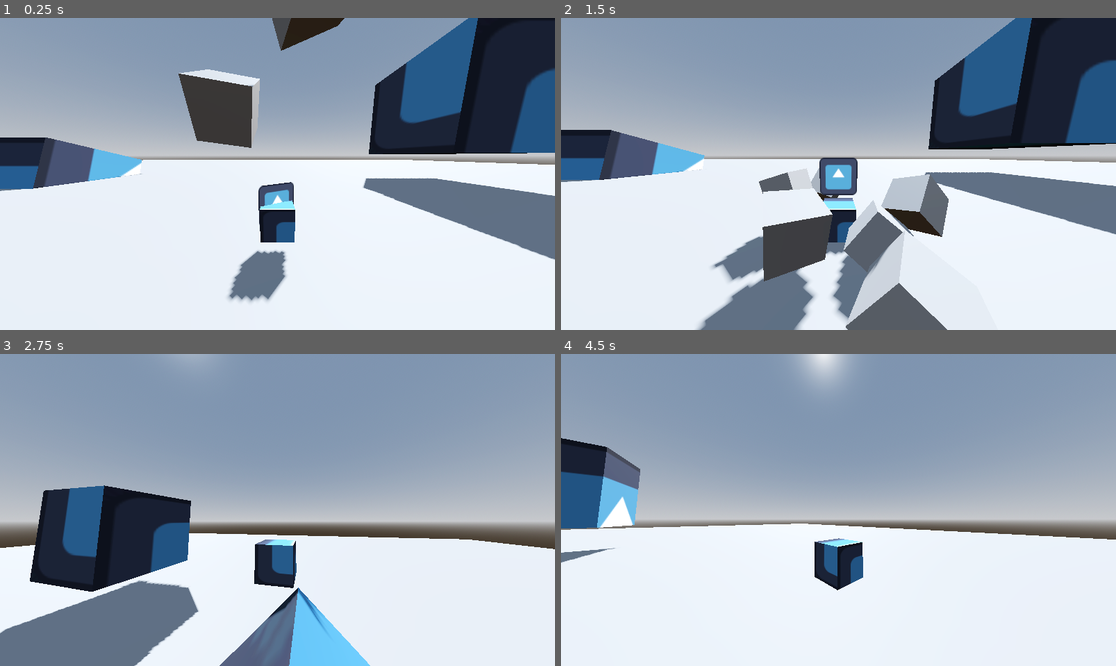
Above: before the commit, frames 1-4 (two rows, left to right).
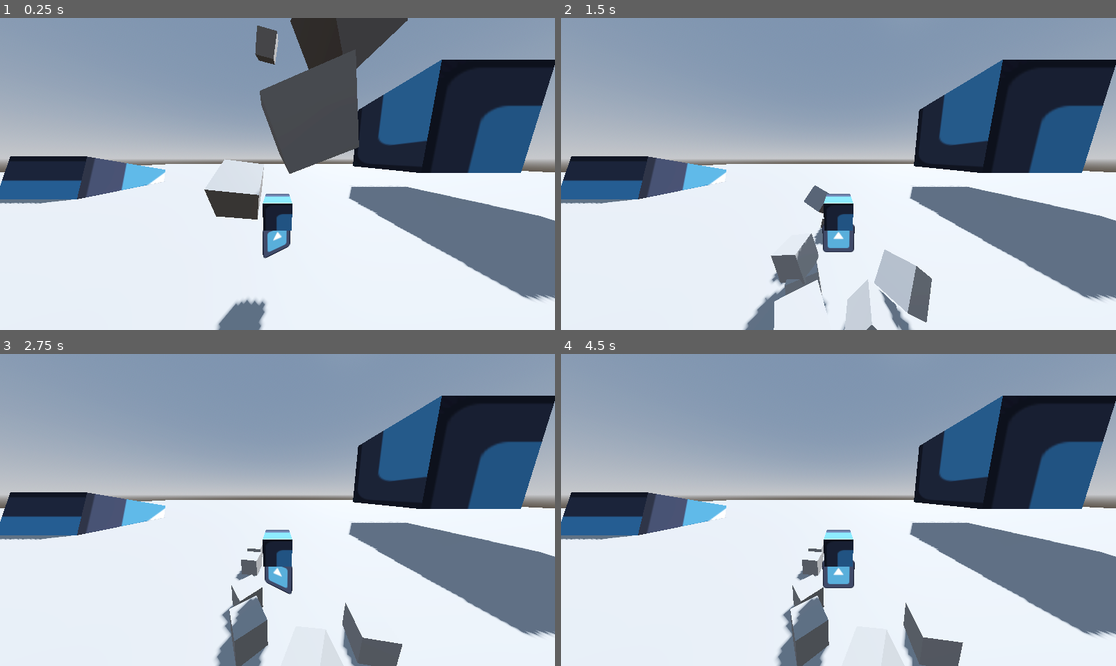
Above: after the commit, the same moments.

Repository: EricXu1728/Godot4SourceEngineMovement
Game: Godot game, scene res://tscns/level.tscn
Two runs of this game, one before a commit and one after it. Both use one fixed random seed, a clock stepped at 60 frames per second and the inputs below. The project has no main scene, so this scene is started directly. The engine's default icon, where the game draws it, is replaced by a stand-in: a white triangle on a blue panel in a dark square.
Inputs (mouse positions are in pixels of both pictures, inside the frame that each line leads up to):
- Up to frame 1 (0.25 s): no input
- Up to frame 2 (1.5 s): move the mouse to (960, 158) at 0.52 s; hold D (move_right) 0.53-1.28 s; hold Space (jump) 0.53-1.28 s; move the mouse to (727, 189) at 1.27 s; hold S (move_back) from 1.28 s (still down); click (727, 189) at 1.35 s
- Up to frame 3 (2.75 s): tap Space (jump) at 1.52, 1.55, 1.82 s; move the mouse to (288, 503) at 2.02 s; release S (move_back) at 2.03 s; hold W (move_forward) from 2.03 s (still down); hold Space (jump) from 2.03 s (still down)
- Up to frame 4 (4.5 s): keep holding W (move_forward); move the mouse to (832, 516) at 2.77 s; release Space (jump) at 2.78 s; click (832, 516) at 2.85 s; tap Space (jump) at 3.02, 3.05, 3.32 s; move the mouse to (877, 513) at 3.52 s; hold Space (jump) 3.53-4.28 s; move the mouse to (794, 506) at 4.27 s; click (794, 506) at 4.35 s

The runs differ from the first frame. In frame 1, 34% of the frame differs, in the area x 0-100%, y 0-100%; in frame 2, 37%; in frame 3, 48%; in frame 4, 36%.
Error after the commit: Parse Error: Node export is only supported in Node-derived classes, but the current class inherits "Resource". (res://Scripts/player_vars.gd:53)

Commit message:
Code Reorganization
Trying to make cleaner code

Diff:
--- a/Scripts/player.gd
+++ b/Scripts/player.gd
@@ -1,14 +1,13 @@
 extends "res://Scripts/player_inputs.gd"
-#THE BONES OF THE PLAYER CODE STRUCTURE
-#FEEL FREE TO MAKE NEW INTERFACES FOR MOVE() and such
-@onready var movement : Node3D
+
+
 func _ready():
-	camera = $TwistPivot #CHANGE WHEN YOU WANT TO MESS WITH CAMERA
+	stats.camera = $TwistPivot #CHANGE WHEN YOU WANT TO MESS WITH CAMERA
 	print("AMONGUS")
-	print(camera)
-
-	if(camera == null):
-		assert("Missing a camera node")
+	print(stats.camera)
+
+	if(stats.camera == null):
+		print("BRUH")
 
 
 # warning-ignore:unused_argument
@@ -21,19 +20,30 @@
 
 
 	Move(delta)
-
-	wasOnFloor = is_on_floor()
-
-	velocity = vel
+	CrouchCamera()
+	stats.wasOnFloor = is_on_floor()
+
+	velocity = stats.vel
 	move_and_slide()
-	vel = velocity
-
+	stats.vel = velocity
+
+
+
+
+func CheckVelocity():
+	# bound velocity
+	# Bound it.
+	if stats.vel.length() > stats.ply_maxvelocity:
+		stats.vel = stats.ply_maxvelocity
+
+	elif stats.vel.length() < -stats.ply_maxvelocity:
+		stats.vel = -stats.ply_maxvelocity
 
 func Move(delta):
-	if noclip == true:
+	if stats.noclip == true:
 		NoclipMove(delta)
 
-	elif is_on_floor() and noclip == false:
+	elif is_on_floor() and stats.noclip == false:
 		WalkMove(delta)
 	else:
 		AirMove(delta)
@@ -43,34 +53,34 @@
 		CheckJumpButton()
 
 	CheckVelocity()
-	return vel
+
 	#print("wow1" + str(vel))
 
 
 func CrouchCamera():
 
 	# Crouching
-	if crouching:
-		crouched = true
-	if !crouching:
-		crouched = false
+	if stats.crouching:
+		stats.crouched = true
+	if !stats.crouching:
+		stats.crouched = false
 
 
 func WalkMove(delta):
 	var forward = Vector3.FORWARD
 	var side = Vector3.LEFT
 
-	forward = forward.rotated(Vector3.UP, camera.rotation.y)
-	side = side.rotated(Vector3.UP, camera.rotation.y)
+	forward = forward.rotated(Vector3.UP, stats.camera.rotation.y)
+	side = side.rotated(Vector3.UP, stats.camera.rotation.y)
 
 	forward = forward.normalized()
 	side = side.normalized()
 
-	snap = -get_floor_normal()
+	stats.snap = -get_floor_normal()
 
 	#print("wow2"+ str(forwardmove))
-	var fmove = forwardmove
-	var smove = sidemove
+	var fmove = stats.forwardmove
+	var smove = stats.sidemove
 
 	var wishvel = side * smove + forward * fmove
 
@@ -87,16 +97,16 @@
 
 	#print("wow3: "+str(wishspeed))
 	# clamp to game defined max speed
-	if wishspeed != 0.0 and wishspeed > ply_maxspeed:
+	if wishspeed != 0.0 and wishspeed > stats.ply_maxspeed:
 		#print("wishvel")
 		#print(wishvel)
-		wishvel *= ply_maxspeed / wishspeed
-		wishspeed = ply_maxspeed
+		wishvel *= stats.ply_maxspeed / wishspeed
+		wishspeed = stats.ply_maxspeed
 		#print(wishvel)
 
 	#print("wow4: "+str(wishspeed))
 
-	Accelerate(wishdir, wishspeed, ply_accelerate, delta)
+	Accelerate(wishdir, wishspeed, stats.ply_accelerate, delta)
 
 
 func AirMove(delta):
@@ -104,17 +114,17 @@
 	var forward = Vector3.FORWARD
 	var side = Vector3.LEFT
 
-	forward = forward.rotated(Vector3.UP, camera.rotation.y)
-	side = side.rotated(Vector3.UP, camera.rotation.y)
+	forward = forward.rotated(Vector3.UP, stats.camera.rotation.y)
+	side = side.rotated(Vector3.UP, stats.camera.rotation.y)
 
 	forward = forward.normalized()
 	side = side.normalized()
 
-	var fmove = forwardmove
-	var smove = sidemove
-
-	snap = Vector3.ZERO
-	vel.y -= ply_gravity * delta
+	var fmove = stats.forwardmove
+	var smove = stats.sidemove
+
+	stats.snap = Vector3.ZERO
+	stats.vel.y -= stats.ply_gravity * delta
 
 	var wishvel = side * smove + forward * fmove
 
@@ -127,11 +137,11 @@
 	var wishspeed = wishvel.length()
 
 	# clamp to game defined max speed
-	if wishspeed != 0.0 and wishspeed > ply_maxspeed:
-		wishvel *= ply_maxspeed / wishspeed
-		wishspeed = ply_maxspeed
-
-	AirAccelerate(wishdir, wishspeed, ply_airaccelerate, delta)
+	if wishspeed != 0.0 and wishspeed > stats.ply_maxspeed:
+		wishvel *= stats.ply_maxspeed / wishspeed
+		wishspeed = stats.ply_maxspeed
+
+	AirAccelerate(wishdir, wishspeed, stats.ply_airaccelerate, delta)
 
 
 func NoclipMove(delta):
@@ -139,19 +149,19 @@
 	var side = Vector3.LEFT
 	var up = Vector3.UP
 
-	forward = forward.rotated(Vector3.UP, camera.rotation.y)
-	side = side.rotated(Vector3.UP, camera.rotation.y)
+	forward = forward.rotated(Vector3.UP, stats.camera.rotation.y)
+	side = side.rotated(Vector3.UP, stats.camera.rotation.y)
 
 	forward = forward.normalized()
 	side = side.normalized()
 
-	var fmove = forwardmove
-	var smove = sidemove
-	var umove = xlook
+	var fmove = stats.forwardmove
+	var smove = stats.sidemove
+	var umove = stats.xlook
 
 	var wishvel = side * smove + forward * fmove
 	if fmove != 0:
-		wishvel.y += camera.rotation_degrees.x * 50
+		wishvel.y += stats.camera.rotation_degrees.x * 50
 
 	var wishdir = wishvel.normalized()
 	# VectorNormalize in the original source code doesn't actually return the length of the normalized vector
@@ -159,19 +169,22 @@
 	var wishspeed = wishvel.length()
 
 	# clamp to game defined max speed
-	if wishspeed != 0.0 and wishspeed > ply_maxspeed:
-
-		wishvel *= ply_maxspeed / wishspeed
-		wishspeed = ply_maxspeed
+	if wishspeed != 0.0 and wishspeed > stats.ply_maxspeed:
+
+		wishvel *= stats.ply_maxspeed / wishspeed
+		wishspeed = stats.ply_maxspeed
 
 
 	Friction(delta)
 
-	Accelerate(wishdir, wishspeed, ply_maxacceleration, delta)
+	Accelerate(wishdir, wishspeed, stats.ply_maxacceleration, delta)
+
+	$top.set_disabled(true)
+	$bottom.set_disabled(true)
 
 func Accelerate(wishdir, wishspeed, accel, delta):
 # See if we are changing direction a bit
-	var currentspeed = vel.dot(wishdir)
+	var currentspeed = stats.vel.dot(wishdir)
 	# Reduce wishspeed by the amount of veer.
 	var addspeed = wishspeed - currentspeed
 
@@ -186,7 +199,7 @@
 
 	for i in range(3):
 		# Adjust velocity.
-		vel += accelspeed * wishdir
+		stats.vel += accelspeed * wishdir
 
 	#reduce straifing on ground
 
@@ -194,9 +207,9 @@
 
 func AirAccelerate(wishdir, wishspeed, accel, delta):
 	# cap speed
-	wishspeed = min(wishspeed, ply_airspeedcap)
+	wishspeed = min(wishspeed, stats.ply_airspeedcap)
 	# See if we are changing direction a bit
-	var currentspeed = vel.dot(wishdir)
+	var currentspeed = stats.vel.dot(wishdir)
 	# Reduce wishspeed by the amount of veer.
 	var addspeed = wishspeed - currentspeed
 
@@ -212,11 +225,44 @@
 
 	for i in range(3):
 		# Adjust velocity.
-		vel += accelspeed * wishdir
-
+		stats.vel += accelspeed * wishdir
+
+func Friction(delta):
+	# If we are in water jump cycle, don't apply friction
+	#if (player->m_flWaterJumpTime)
+	#	return
+
+	# Calculate speed
+	var speed = stats.vel.length()
+
+	# If too slow, return
+	if speed < 0:
+		return
+
+	var drop = 0
+
+	# apply ground friction
+	var friction = stats.ply_friction
+
+	# Bleed off some speed, but if we have less than the bleed
+	#  threshold, bleed the threshold amount.
+	var control = stats.ply_stopspeed if speed < stats.ply_stopspeed else speed
+	# Add the amount to the drop amount.
+	drop += control * friction * delta
+
+	# scale the velocity
+	var newspeed = speed - drop
+	if newspeed < 0:
+		newspeed = 0
+
+	if newspeed != speed:
+		# Determine proportion of old speed we are using.
+		newspeed /= speed
+		# Adjust velocity according to proportion.
+		stats.vel *= newspeed
 
 func CheckJumpButton():
-	snap = Vector3.ZERO
+	stats.snap = Vector3.ZERO
 	#print("STEP")
 	#print("should have stopped: " +str(!coyote_timer.is_stopped()))
 	if not (is_on_floor()):
@@ -224,5 +270,5 @@
 	#print("I JUMPED")
 
 	var flGroundFactor = 1.0
-	var flMul = sqrt(2 * ply_gravity * ply_jumpheight)
-	vel.y = flGroundFactor * flMul  + max(0, vel.y)# 2 * gravity * height
+	var flMul = sqrt(2 * stats.ply_gravity * stats.ply_jumpheight)
+	stats.vel.y = flGroundFactor * flMul  + max(0, stats.vel.y)# 2 * gravity * height
--- a/Scripts/player_inputs.gd
+++ b/Scripts/player_inputs.gd
@@ -1,7 +1,7 @@
-extends "res://Scripts/player_vars.gd"
+extends CharacterBody3D
 #CODE THAT PARSES USER INPUT
 #just organized like this for organization's sake
-
+@export var stats: Resource
 
 func _ready():
 	assert("You should not be seeing this (player_inputs.gd is being initiated)")
@@ -18,35 +18,35 @@
 			Input.set_mouse_mode(Input.MOUSE_MODE_CAPTURED)
 
 func InputMouse(event):
-	xlook += -event.relative.y * ply_xlookspeed
-	ylook += -event.relative.x * ply_ylookspeed
-	xlook = clamp(xlook, ply_maxlookangle_down, ply_maxlookangle_up)
+	stats.xlook += -event.relative.y * stats.ply_xlookspeed
+	stats.ylook += -event.relative.x * stats.ply_ylookspeed
+	stats.xlook = clamp(stats.xlook, stats.ply_maxlookangle_down, stats.ply_maxlookangle_up)
 
 func ViewAngles(delta):
-	camera.rotation_degrees.x = xlook
-	camera.rotation_degrees.y = ylook
+	stats.camera.rotation_degrees.x = stats.xlook
+	stats.camera.rotation_degrees.y = stats.ylook
 
 func InputKeys():
-	sidemove += int(ply_sidespeed) * (int(Input.get_action_strength("move_left") * 50))
-	sidemove -= int(ply_sidespeed) * (int(Input.get_action_strength("move_right") * 50))
+	stats.sidemove += int(stats.ply_sidespeed) * (int(Input.get_action_strength("move_left") * 50))
+	stats.sidemove -= int(stats.ply_sidespeed) * (int(Input.get_action_strength("move_right") * 50))
 	#print(Input.get_action_strength("move_left"))
 
-	forwardmove += int(ply_forwardspeed) * (int(Input.get_action_strength("move_forward") * 50))
-	forwardmove -= int(ply_backspeed) * (int(Input.get_action_strength("move_back") * 50))
+	stats.forwardmove += int(stats.ply_forwardspeed) * (int(Input.get_action_strength("move_forward") * 50))
+	stats.forwardmove -= int(stats.ply_backspeed) * (int(Input.get_action_strength("move_back") * 50))
 
 	# Clamp that shit so it doesn't go too high
 	if Input.is_action_just_released("move_left") or Input.is_action_just_released("move_right"):
-		sidemove = 0
+		stats.sidemove = 0
 	else:
-		sidemove = clamp(sidemove, -4096, 4096)
+		stats.sidemove = clamp(stats.sidemove, -4096, 4096)
 
 	if Input.is_action_just_released("move_forward") or Input.is_action_just_released("move_back"):
-		upmove = 0
+		stats.upmove = 0
 	else:
-		upmove = clamp(upmove, -4096, 4096)
+		stats.upmove = clamp(stats.upmove, -4096, 4096)
 	if Input.is_action_just_released("move_forward") or Input.is_action_just_released("move_back"):
-		forwardmove = 0
+		stats.forwardmove = 0
 	else:
-		forwardmove = clamp(forwardmove, -4096, 4096)
+		stats.forwardmove = clamp(stats.forwardmove, -4096, 4096)
 
 	#print(forwardmove)
--- a/Scripts/player_vars.gd
+++ b/Scripts/player_vars.gd
@@ -1,100 +1,57 @@
-extends CharacterBody3D
+extends Resource
 #STORES VARIABLES TO BE USED BY ALL PLAYER PARTS
 #Also stores very commonly used functions (such as friction) by most player related interfaces and parts
 
 # Vectors
-var vel = Vector3.ZERO
-var snap = Vector3.DOWN
+@export var vel = Vector3.ZERO
+@export var snap = Vector3.DOWN
 
 
 
 # ConVars
-var ply_mousesensitivity = 1.5
-var ply_maxlookangle_down = -90
-var ply_maxlookangle_up = 90
-var ply_ylookspeed = 0.3
-var ply_xlookspeed = 0.3
-var ply_sidespeed = 20
-var ply_upspeed = 20
-var ply_forwardspeed = 20
-var ply_backspeed = 20
+@export var ply_mousesensitivity = 1.5
+@export var ply_maxlookangle_down = -90
+@export var ply_maxlookangle_up = 90
+@export var ply_ylookspeed = 0.3
+@export var ply_xlookspeed = 0.3
+@export var ply_sidespeed = 20
+@export var ply_upspeed = 20
+@export var ply_forwardspeed = 20
+@export var ply_backspeed = 20
 
-var ply_accelerate = 3 #ground accerleration
-var ply_airaccelerate = 2 #Turn up for faster air straifing and control
-var ply_maxacceleration = 30
-var ply_airspeedcap = 10
-var ply_friction = 1
-var ply_stopspeed = 100
-var ply_gravity = 50
-var ply_maxslopeangle = deg_to_rad(45)
-var ply_maxvelocity = 35000
+@export var ply_accelerate = 3 #ground accerleration
+@export var ply_airaccelerate = 2 #Turn up for faster air straifing and control
+@export var ply_maxacceleration = 30
+@export var ply_airspeedcap = 10
+@export var ply_friction = 1
+@export var ply_stopspeed = 100
+@export var ply_gravity = 50
+@export var ply_maxslopeangle = deg_to_rad(45)
+@export var ply_maxvelocity = 35000
 
-var ply_jumpheight = 4#4
-var ply_stepsize = 8
+@export var ply_jumpheight = 4#4
+@export var ply_stepsize = 8
 
-var ply_maxspeed = 15
+@export var ply_maxspeed = 15
 
 # Bools
-var noclip : bool
-var crouching : bool
-var crouched : bool
-var sprinting : bool
-var canJump : bool
-var wasOnFloor = false
+@export var noclip : bool
+@export var crouching : bool
+@export var crouched : bool
+@export var sprinting : bool
+@export var canJump : bool
+@export var wasOnFloor = false
 
 
 # Floats
-var sidemove : float
-var upmove : float
-var forwardmove : float
-var ylook : float
-var xlook : float
+@export var sidemove : float
+@export var upmove : float
+@export var forwardmove : float
+@export var ylook : float
+@export var xlook : float
 
-var camera : Node3D
+@export var camera : Node3D
 
-#funcs
-func Friction(delta):
-	# If we are in water jump cycle, don't apply friction
-	#if (player->m_flWaterJumpTime)
-	#	return
-
-	# Calculate speed
-	var speed = vel.length()
-
-	# If too slow, return
-	if speed < 0:
-		return
-
-	var drop = 0
-
-	# apply ground friction
-	var friction = ply_friction
-
-	# Bleed off some speed, but if we have less than the bleed
-	#  threshold, bleed the threshold amount.
-	var control = ply_stopspeed if speed < ply_stopspeed else speed
-	# Add the amount to the drop amount.
-	drop += control * friction * delta
-
-	# scale the velocity
-	var newspeed = speed - drop
-	if newspeed < 0:
-		newspeed = 0
-
-	if newspeed != speed:
-		# Determine proportion of old speed we are using.
-		newspeed /= speed
-		# Adjust velocity according to proportion.
-		vel *= newspeed
-
-func CheckVelocity():
-	# bound velocity
-	# Bound it.
-	if vel.length() > ply_maxvelocity:
-		vel = ply_maxvelocity
-
-	elif vel.length() < -ply_maxvelocity:
-		vel = -ply_maxvelocity
 
 
 func _ready():
--- /dev/null
+++ b/player_vars.tres
@@ -0,0 +1,40 @@
+[gd_resource type="Resource" load_steps=2 format=3 uid="uid://6hd2hay50u1b"]
+
+[ext_resource type="Script" path="res://Scripts/player_vars.gd" id="1_nuo1m"]
+
+[resource]
+script = ExtResource("1_nuo1m")
+vel = Vector3(0, 0, 0)
+snap = Vector3(0, -1, 0)
+ply_mousesensitivity = 1.5
+ply_maxlookangle_down = -90
+ply_maxlookangle_up = 90
+ply_ylookspeed = 0.3
+ply_xlookspeed = 0.3
+ply_sidespeed = 20
+ply_upspeed = 20
+ply_forwardspeed = 20
+ply_backspeed = 20
+ply_accelerate = 3
+ply_airaccelerate = 2
+ply_maxacceleration = 30
+ply_airspeedcap = 10
+ply_friction = 1
+ply_stopspeed = 100
+ply_gravity = 50
+ply_maxslopeangle = 0.785398
+ply_maxvelocity = 35000
+ply_jumpheight = 4
+ply_stepsize = 8
+ply_maxspeed = 15
+noclip = false
+crouching = false
+crouched = false
+sprinting = false
+canJump = false
+wasOnFloor = false
+sidemove = 0.0
+upmove = 0.0
+forwardmove = 0.0
+ylook = 0.0
+xlook = 0.0
--- a/tscns/player.tscn
+++ b/tscns/player.tscn
@@ -1,6 +1,7 @@
-[gd_scene load_steps=6 format=3 uid="uid://dbjuw3wkfv7q4"]
+[gd_scene load_steps=7 format=3 uid="uid://dbjuw3wkfv7q4"]
 
 [ext_resource type="Script" path="res://Scripts/player.gd" id="1_ctaje"]
+[ext_resource type="Resource" uid="uid://6hd2hay50u1b" path="res://player_vars.tres" id="2_obrsc"]
 [ext_resource type="Texture2D" uid="uid://da72e4jxersy2" path="res://icon.svg" id="2_q0ix1"]
 
 [sub_resource type="BoxMesh" id="BoxMesh_4qo32"]
@@ -13,6 +14,7 @@
 [node name="player" type="CharacterBody3D"]
 transform = Transform3D(1, 0, 0, 0, 1, 0, 0, 0, 1, 0, 0.127466, 0)
 script = ExtResource("1_ctaje")
+stats = ExtResource("2_obrsc")
 metadata/_edit_group_ = true
 
 [node name="MeshInstance3D" type="MeshInstance3D" parent="."]
@@ -29,4 +31,4 @@
 transform = Transform3D(1, 0, 0, 0, 0.990268, 0.139173, 0, -0.139173, 0.990268, 0, 0, 4)
 
 [node name="view" type="Camera3D" parent="TwistPivot/PitchPivot"]
-fov = 100.0
+fov = 110.0
Not shown: 1 places in tscns/block.tscn that only renumber resources
